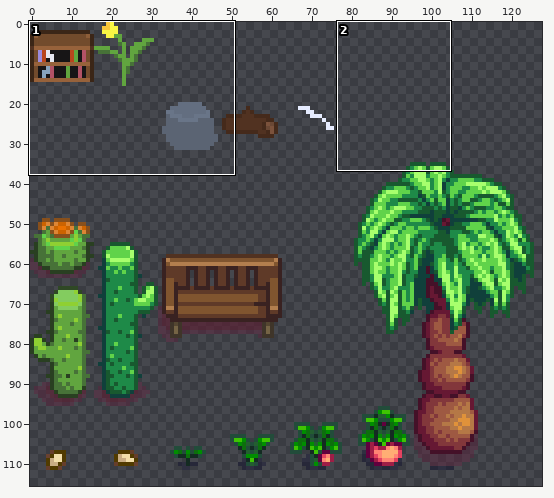
A sprite sheet gets an edit: images/furniture.png. Above, an overview of the earlier version with the close-up marked.
Close-up. Earlier state:
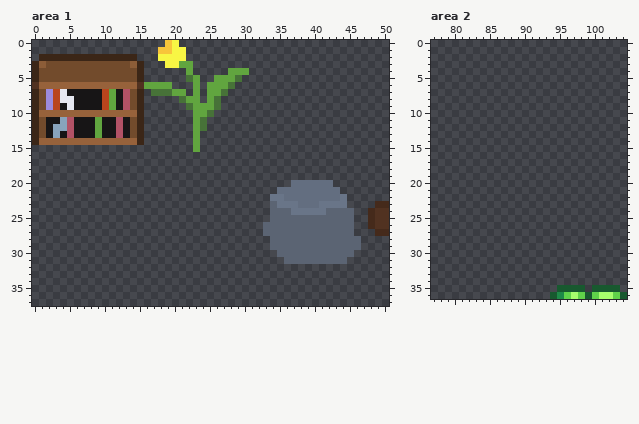
The file is 128x128 pixels. Pixels under 10% opacity are left out. Colours within 5 levels of each other are drawn and written as one. Shown: area 1: x 0..50, y 0..37; area 2: x 77..104, y 0..36. The wide view leaves out empty margins.
Once edited:
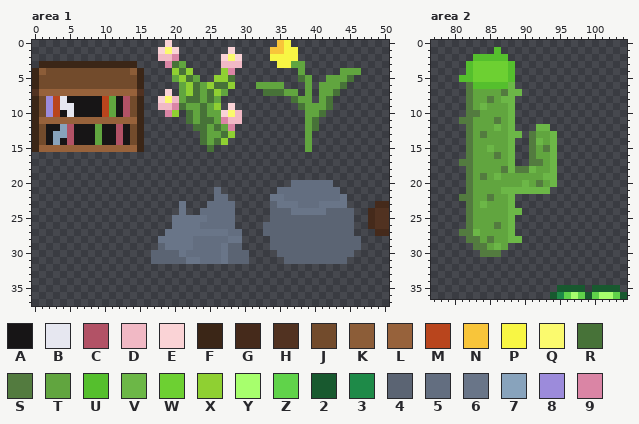
Palette (. is transparent): A #171516  B #e6e7f0  C #b25266  D #f1b9c5  E #fad3d6  F #3b2617  G #452a1b  H #513221  J #724b2c  K #8c5d38  L #97623b  M #b9451d  N #f8c53a  P #f8f644  Q #fbfa6e  R #477238  S #537b3f  T #61a53f  U #55bf2d  V #6cb747  W #6dd032  X #8fd032  Y #a7ff6d  Z #60d34a  2 #18592f  3 #1e8a48  4 #5b6473  5 #636e80  6 #697588  7 #88a3bc  8 #9c8bdb  9 #da85a5
Change:
Changed rows in their new state; - is an unchanged pixel.
Area 1:
first column x 0:
 0 -------------------E.--------------NP----------
 1 ------------------EQE.------E-----NNPP---------
 2 -..............---DD9.-----EQE----PPPP---------
 3 .FFFFFFFFFFFFFF.---9R-.----DDD-----PPTT--------
 4 -K------------K-----XRX----X9..-------T-----TTT
 5 --------------------TX----XXR.--------RT--TTTR-
 6 FJJJJJJJJJJJJJJF....-TXRTXRRX---TTTT---T-TTTR--
 7 HLLLLLLLLLLLLLLH-..E.-XRTRXT-----RRRTT-T-TTR---
 8 -----A------------EQDTRRTRT----------RTT-TR----
 9 ----B-------------DD9RT-R-X-E---------RTTTR----
10 -J8MABAAAAMTACJ----9X-R-RTTEQD---------TTR-----
11 -LLLLLLLLLLLLLL-------R--RT9DD---------TR------
12 ---A-------------------R-TRT9----------TR------
13 ----7------------------.RTTRX----------T-------
14 -JA7ACAAATAACAJ--------.RTRX-----------T-------
15 FLLLLLLLLLLLLLLF-------.-R-------------T-------
first column x 17:
21 ---------5----
22 ---------55---
23 ----6---5555--
24 ----6--55555--
25 ---666665555--
26 ---666655555--
27 --66666666655-
28 -666665555566-
29 -466665555644-
30 44446555556444
31 44444665556444
Area 2:
first column x 81:
 1 -----U--------
 2 --UUUUU-------
 3 -UWWWWWU------
 4 -UWWWWWU------
 5 UUWWWWWU------
 6 -SUUUUUV------
 7 -STTTTSVV-----
 8 -STTSTVV------
 9 -STVTTTV------
10 -SSTTTTV------
11 SSTTTSTV------
12 -STTTVTV---VV-
13 -STSTTTVV-STTV
14 -STTTTTV--SVTV
15 -STTVTTV--STSV
16 -STTTSTV--STTV
17 SSTTTTTV--SSTV
18 -STTTTSVSSVTTV
19 -STSTVTTTTTTVV
20 -STTTTTTTVTSTV
21 -STTTTVVVVVVV-
22 SSTTSTTV------
23 -STVTTTV------
24 -STTTTTVV-----
25 -STTTTTV------
26 -STTTSTV------
27 SSVTTTTV------
28 -SSTSTTVV-----
29 --SSTVT-------
30 ---SSS--------
Changed places in both close-ups, as pixel boxes (x1, y1, x2, y2):
changed: (32, 40, 361, 152)
added: (151, 187, 249, 264)
added: (459, 47, 557, 257)
